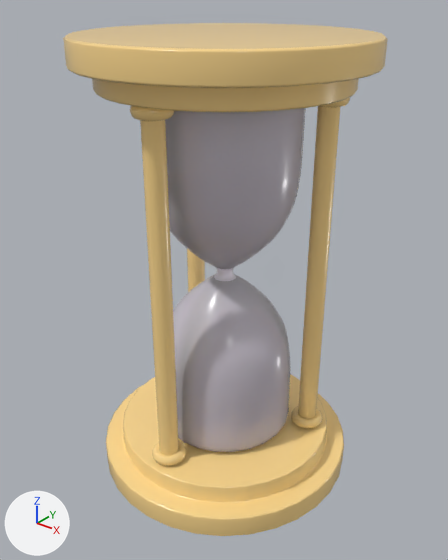
Two versions of the glTF model models/2.0/png/Hourglass/glTF/Hourglass.gltf, one commit apart.
Before and after are seen from a camera (50 mm lens) standing at (1.1, -1.381, 0.821) and looking at (0.005, -0.012, -0.027). The lights are fixed; the arrows at lower left show +X, +Y and +Z. Where no turn or scale is listed for an object, it has been applied to the vertices.

Names of what the first picture shows: 'hourglass_frame', 'hourglass_glass'.
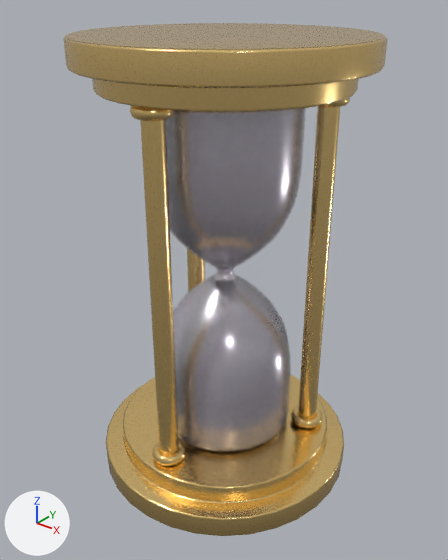
What changed in the scene script:
```text
Add img_hourglass_roughnessmetallic_png:
    img_hourglass_roughnessmetallic_png = load_image('Hourglass_roughnessMetallic.png', 'Hourglass_roughnessMetallic.png', 512, 512, 'Non-Color')
Change mat_9328_hourglass:
    where n4 = _N.new('ShaderNodeTexImage'); n4.name = 'Image Texture.001'
    n4.image: img_hourglass_metallicroughness_png -> img_hourglass_roughnessmetallic_png
Change mat_9328_hourglass_glass:
    where n4 = _N.new('ShaderNodeTexImage'); n4.name = 'Image Texture.001'
    n4.image: img_hourglass_metallicroughness_png -> img_hourglass_roughnessmetallic_png
```

Where the change shows, as pixel boxes [x1, y1, x2, y2] in the pictures (448 x 560 px):
'hourglass_frame', surface changed (beige to brown)
    both: [63, 23, 388, 536]
'hourglass_glass', surface changed
    both: [165, 108, 306, 452]
